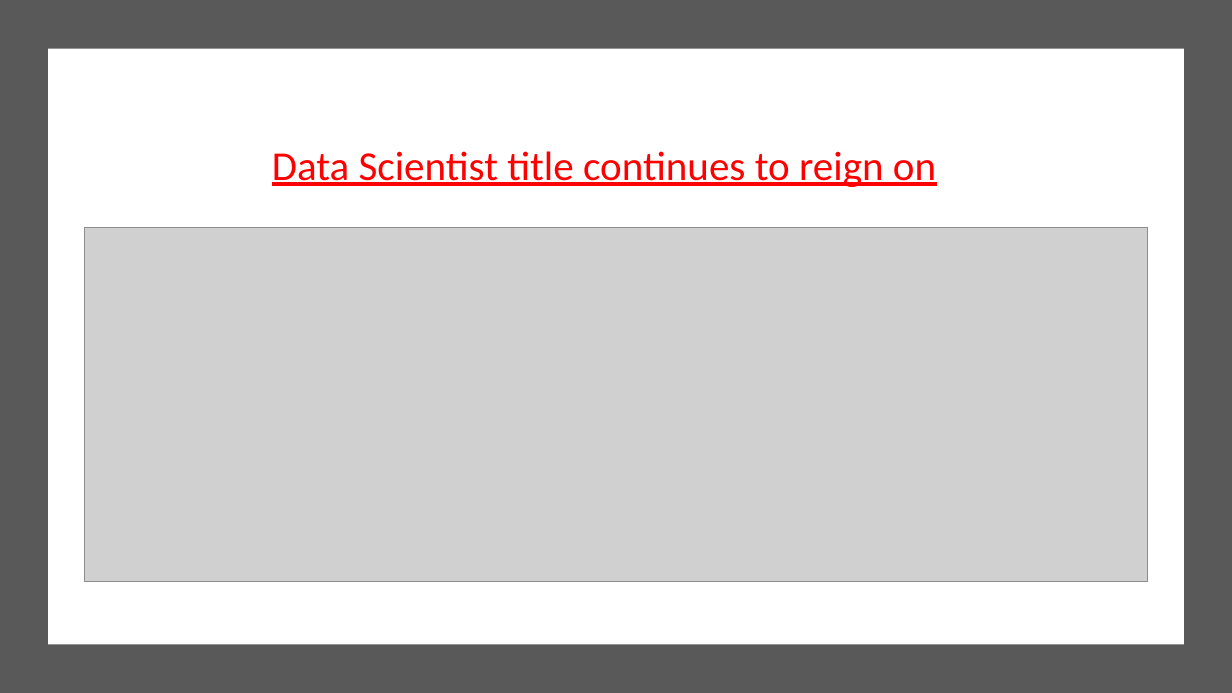
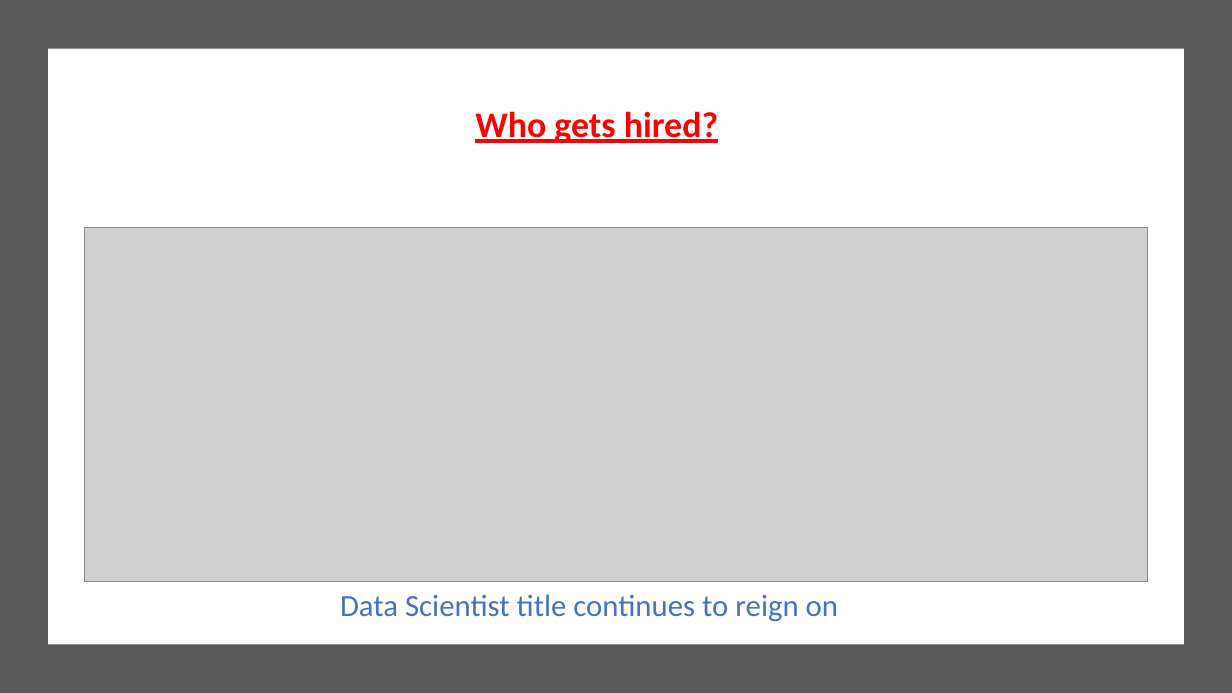
Before and after one commit to tjgrafft/DataScienceJobs_Project, a slide deck: slide 9 of presentation/Presentation.pptx (slide 7 before the commit). Drawn at 1232x693 pixels with LibreOffice and Linux fonts; fonts in the diff are those of the drawing; grey boxes stand for pictures. Boxes give left, top, right and bottom in pixels: in the first picture for what was removed or moved away, otherwise in the second. Text is boxed around its words. In the diff, an @@ line names an element or a change of style, - is before the commit and + after.

```diff
--- a/presentation/Presentation.pptx
+++ b/presentation/Presentation.pptx
@@ text added at (475,111,718,143), 28 pt, text #FF0000, bold, underline @@
+Who gets hired?
@@ text "Data Scientist title continues to ...": place and size @@
-text "Data Scientist title continues to ..." at (272,151,936,187)
+text "Data Scientist title continues to ..." at (340,594,838,622)
@@ text "Data Scientist title continues to ..." at (340,594,838,622): size 32 to 24 pt, text colour #FF0000 to #4472C4, underline off @@
```
Also in this commit, not shown: 6 other slides changed, 6 slides added, 5 slides removed, 1 other file.
